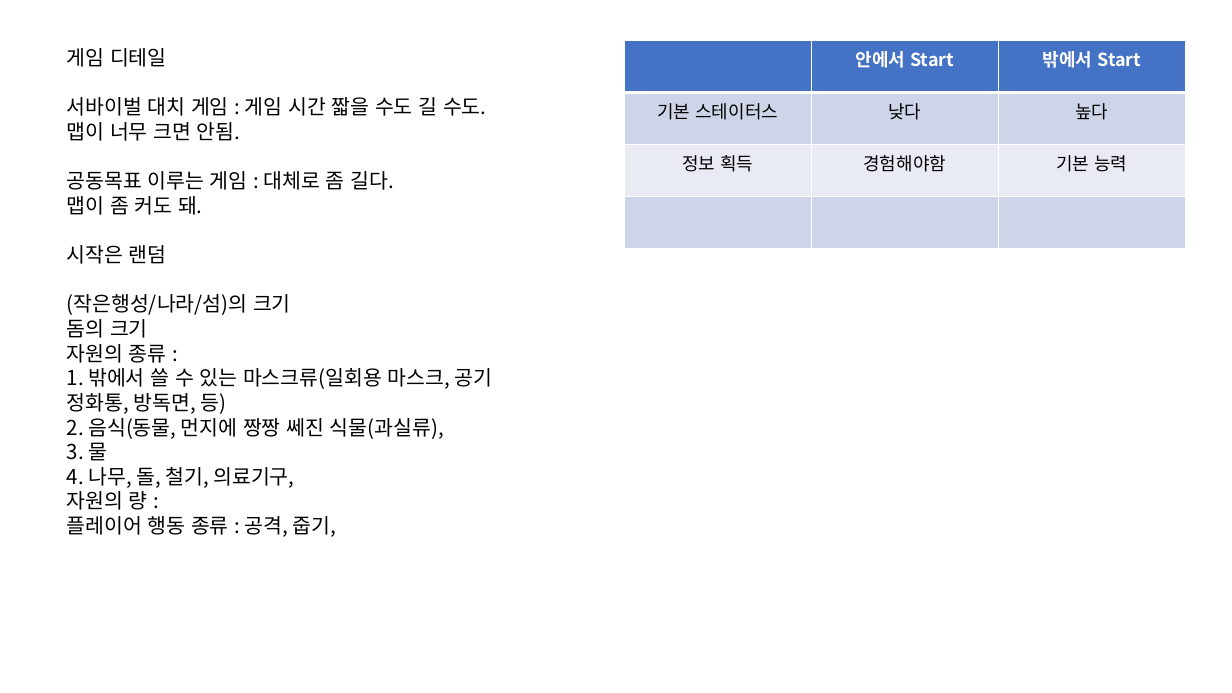
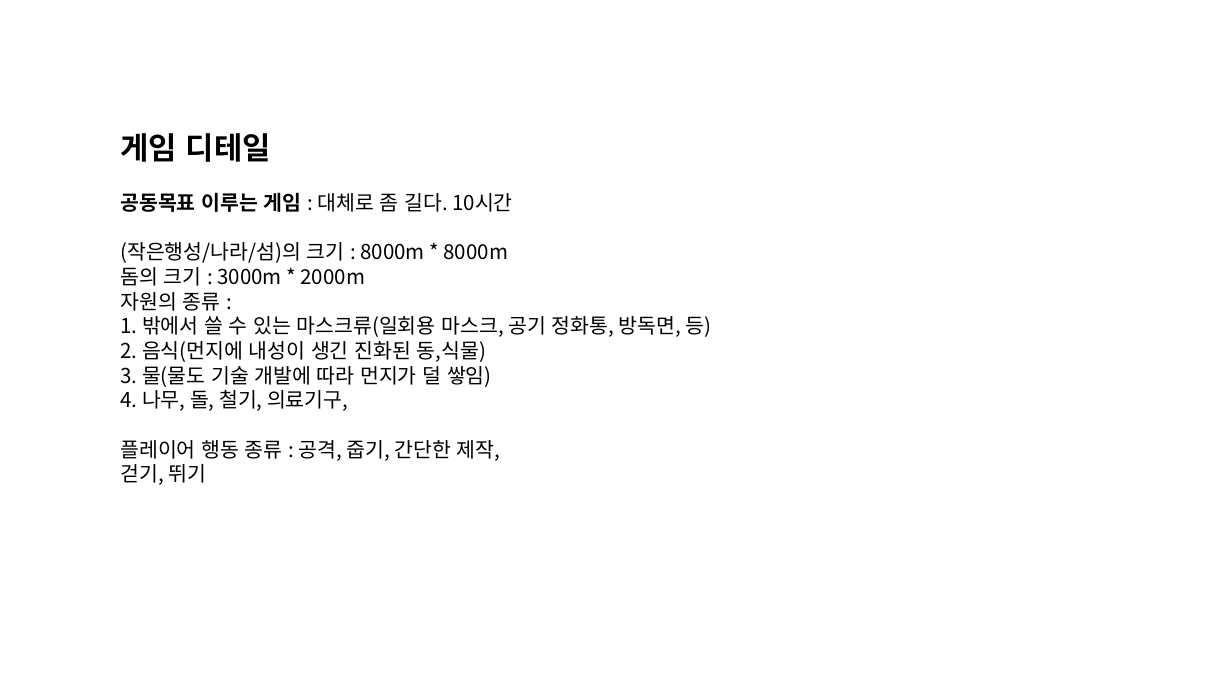
Before and after one commit to goldsun119/Graduation-Project, a slide deck: slide 7 of Document/1122 기획발표자료_01.pptx (slide 4 before the commit). Drawn at 1232x693 pixels with LibreOffice and Linux fonts; fonts in the diff are those of the drawing. Boxes give left, top, right and bottom in pixels: in the first picture for what was removed or moved away, otherwise in the second. Text is boxed around its words. In the diff, an @@ line names an element or a change of style, - is before the commit and + after.

Commit message:
Update 1122 기획발표자료_01.pptx
개략적 발표 자료 생성.
게임의 배경과 진행 방식, 세부 내용 추가.

```diff
--- a/Document/1122 기획발표자료_01.pptx
+++ b/Document/1122 기획발표자료_01.pptx
@@ table removed at [625, 41, 1185, 250], 4 rows, 3 columns @@
- | 안에서 Start | 밖에서 Start
-기본 스테이터스 | 낮다 | 높다
-정보 획득 | 경험해야함 | 기본 능력
- |  | 
@@ text "게임 디테일": place and size @@
-text "게임 디테일" at [67, 48, 493, 537]
+text "게임 디테일" at [120, 133, 711, 485]
@@ text at [120, 133, 271, 162]: size 16 to 24 pt, bold on in "게임 디테일" @@
@@ text at [120, 192, 512, 286]: text changed @@
-서바이벌 대치 게임 : 게임 시간 짧을 수도 길 수도.
-맵이 너무 크면 안됨.
-공동목표 이루는 게임 : 대체로 좀 길다.
-맵이 좀 커도 돼.
-시작은 랜덤
-(작은행성/나라/섬)의 크기
-돔의 크기
+공동목표 이루는 게임 : 대체로 좀 길다. 10시간
+(작은행성/나라/섬)의 크기 : 8000m * 8000m
+돔의 크기 : 3000m * 2000m
@@ text at [120, 341, 492, 387]: text changed @@
-2. 음식(동물, 먼지에 짱짱 쎄진 식물(과실류),
-3. 물
+2. 음식(먼지에 내성이 생긴 진화된 동,식물)
+3. 물(물도 기술 개발에 따라 먼지가 덜 쌓임)
@@ text at [120, 440, 500, 485]: text changed @@
-자원의 량 :
-플레이어 행동 종류 : 공격, 줍기,
+플레이어 행동 종류 : 공격, 줍기, 간단한 제작,
+걷기, 뛰기
```
Also in this commit, not shown: 3 other slides changed, 3 slides added.
